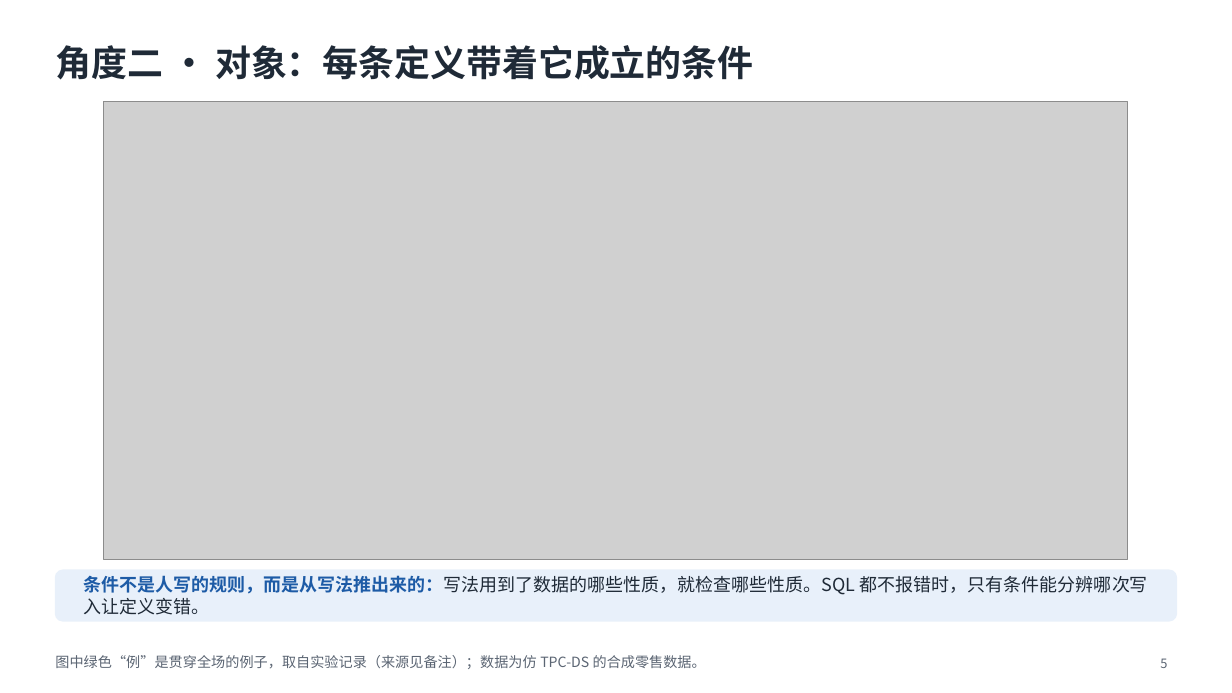
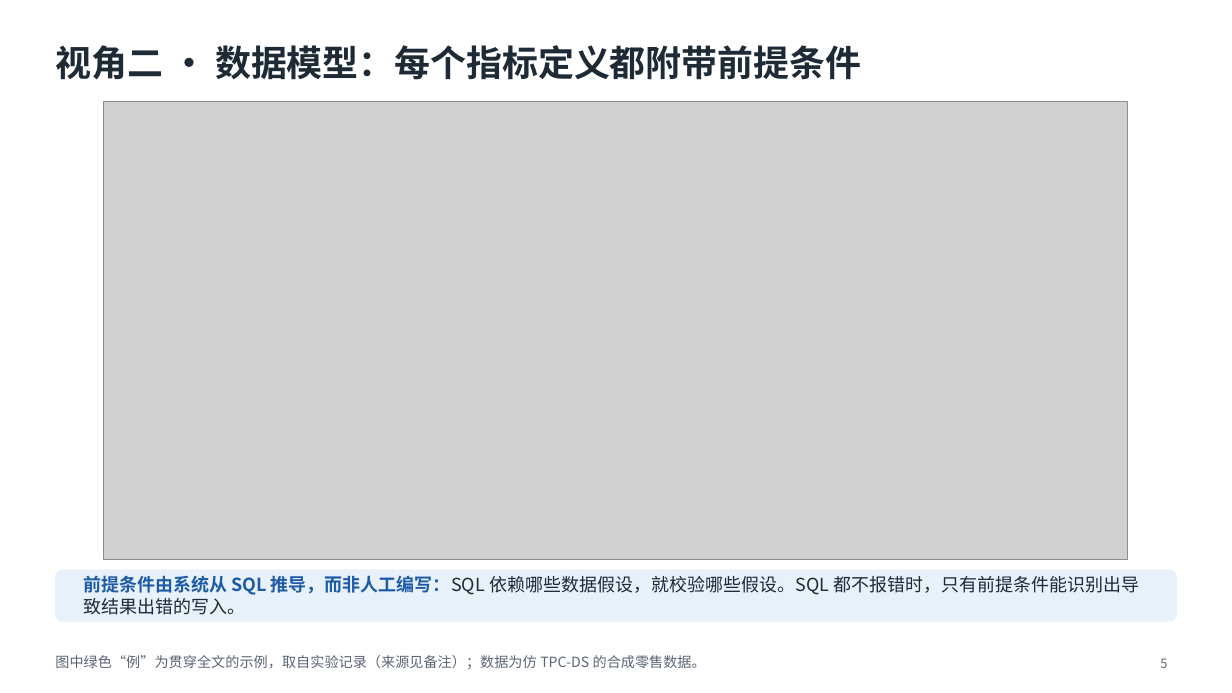
Before and after one commit to mmmttt000045/agent4db-adapter, a slide deck: slide 5 of docs/mavra-system.pptx. Drawn at 1232x693 pixels with LibreOffice and Linux fonts; fonts in the diff are those of the drawing; grey boxes stand for pictures. Boxes give left, top, right and bottom in pixels: in the first picture for what was removed or moved away, otherwise in the second. Text is boxed around its words. In the diff, an @@ line names an element or a change of style, - is before the commit and + after.

```diff
--- a/docs/mavra-system.pptx
+++ b/docs/mavra-system.pptx
@@ title at box(55, 45, 861, 80): text changed @@
-角度二 · 对象：每条定义带着它成立的条件
+视角二 · 数据模型：每个指标定义都附带前提条件
@@ text at box(83, 575, 1139, 615): text changed @@
-条件不是人写的规则，而是从写法推出来的：写法用到了数据的哪些性质，就检查哪些性质。SQL 都不报错时，只有条件能分辨哪次写入让定义变错。
+前提条件由系统从 SQL 推导，而非人工编写：SQL 依赖哪些数据假设，就校验哪些假设。SQL 都不报错时，只有前提条件能识别出导致结果出错的写入。
@@ text at box(55, 655, 706, 669): text changed @@
-图中绿色“例”是贯穿全场的例子，取自实验记录（来源见备注）；数据为仿 TPC-DS 的合成零售数据。
+图中绿色“例”为贯穿全文的示例，取自实验记录（来源见备注）；数据为仿 TPC-DS 的合成零售数据。
```
Also in this commit, not shown: 7 other slides changed, 12 other files.
